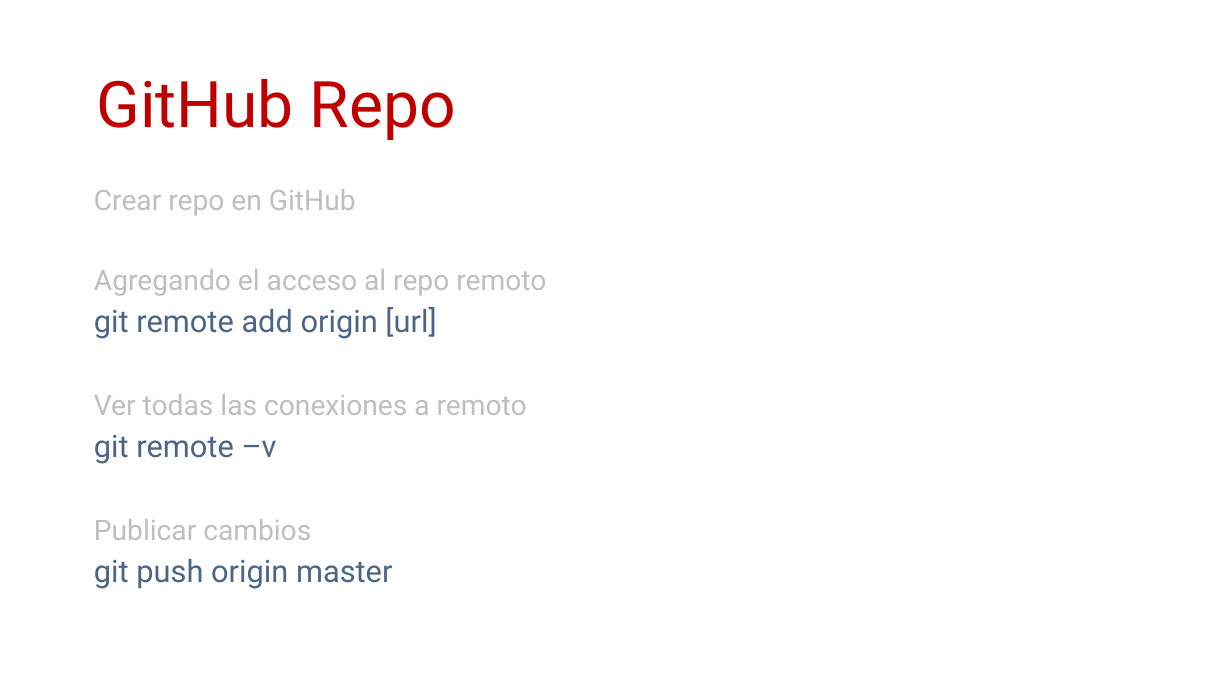
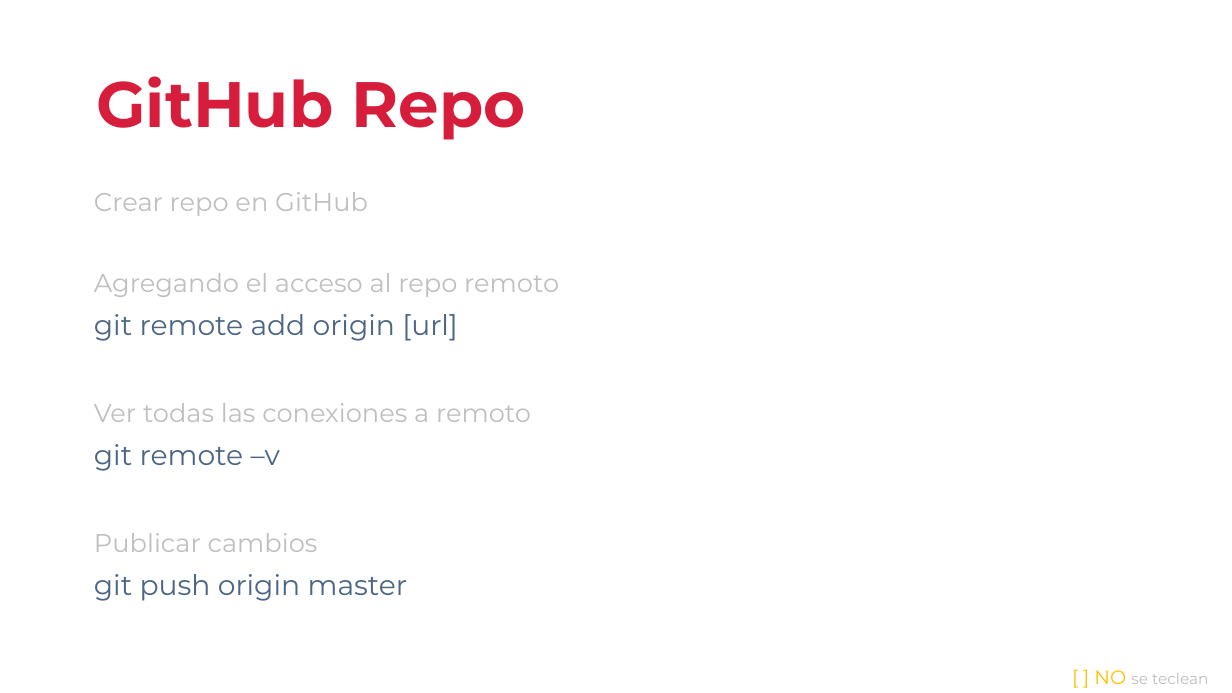
Before and after one commit to cimadev/PlaticasTalleres, a slide deck: slide 10 of 2018/Git-github-fundamentals/gitgithubfundamentals.pptx. Drawn at 1232x693 pixels with LibreOffice and Linux fonts; fonts in the diff are those of the drawing. Boxes give left, top, right and bottom in pixels: in the first picture for what was removed or moved away, otherwise in the second. Text is boxed around its words. In the diff, an @@ line names an element or a change of style, - is before the commit and + after.

```diff
--- a/2018/Git-github-fundamentals/gitgithubfundamentals.pptx
+++ b/2018/Git-github-fundamentals/gitgithubfundamentals.pptx
@@ text "GitHub Repo" at box(96, 76, 525, 140): font Roboto to Montserrat, text colour #C00000 to #D61E3C, bold on @@
@@ text "Crear repo en GitHub" at box(94, 192, 559, 601): size 22 to 20 pt in "Crear repo en GitHub", "Agregando el acceso al repo remoto", "Ver todas las conexiones a remoto", "Publicar cambios"; font Roboto to Montserrat; size 24 to 22 pt in "git remote add origin [url]", "git remote –v", "git push origin master"; line spacing 0.8 to 0.9 @@
@@ text added at box(1094, 670, 1208, 684), 12 pt, text #BFBFBF @@
+[ ] NO se teclean
```
Also in this commit, not shown: 18 other slides changed, 1 slide added, 6 other files.
